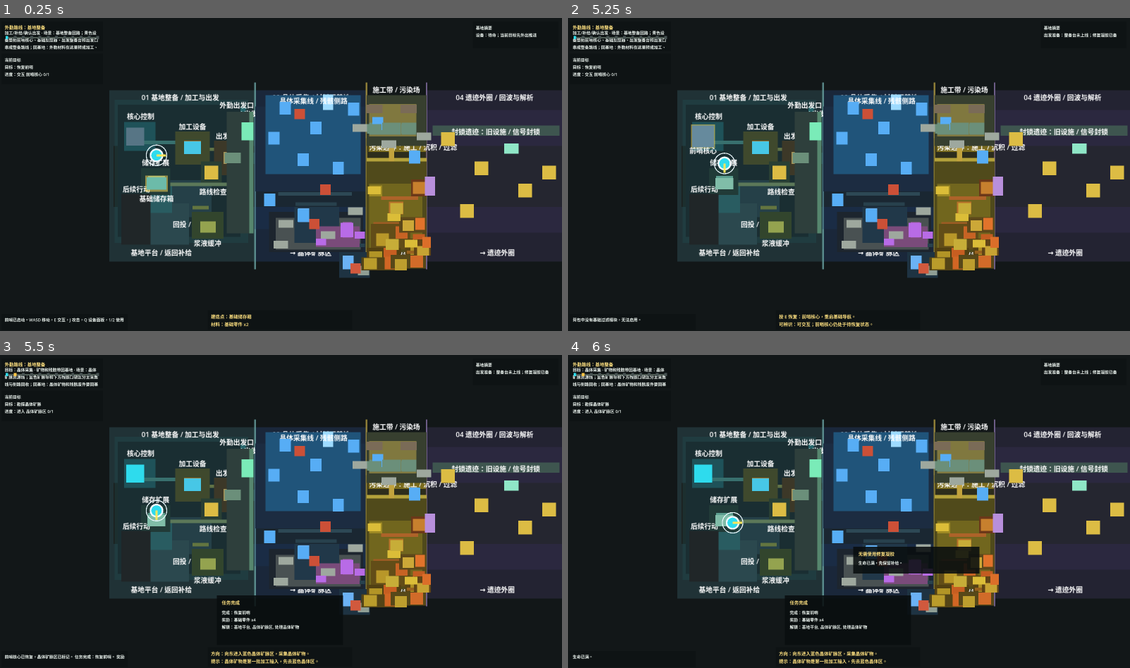
Above: before the commit, frames 1-4 (two rows, left to right).
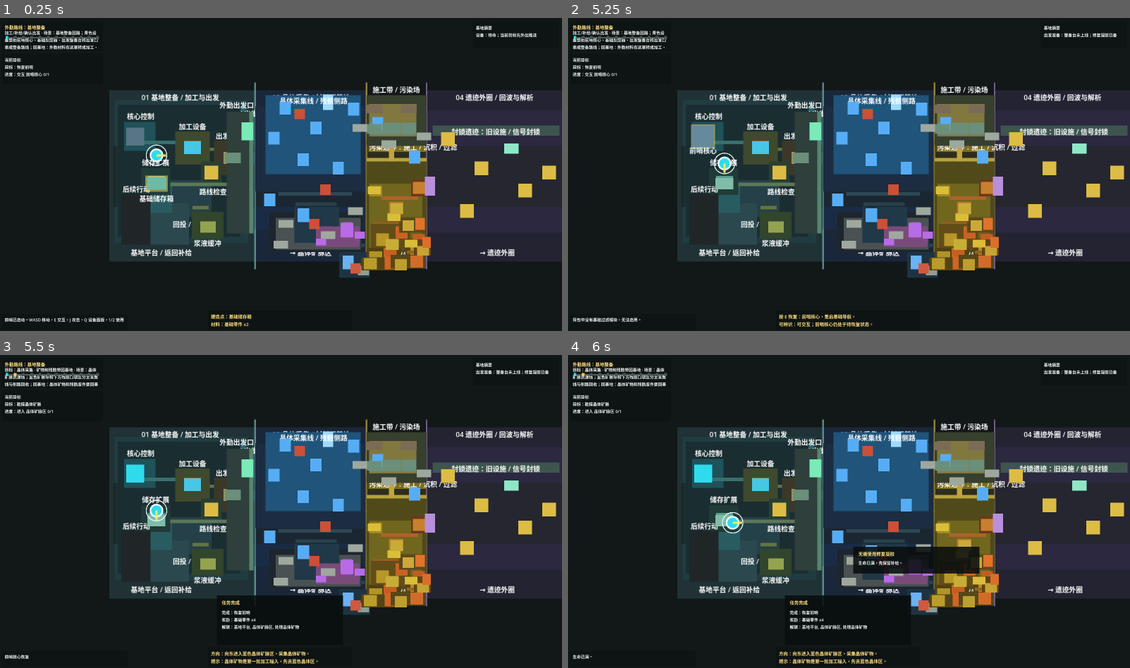
Above: after the commit, the same moments.

Repository: laugh0608/RadishCatalyst
Game: Godot game, scene res://scenes/boot/Boot.tscn
Same seed, same stepped clock (60 frames per second), same inputs: the game is played once before the commit and once after it.
Inputs (mouse positions are in pixels of both pictures, inside the frame that each line leads up to):
- Up to frame 1 (0.25 s): no input
- Up to frame 2 (5.25 s): tap Enter at 0.5 s; move the mouse to (972, 158) at 0.52 s; hold D (move_right) 0.53-1.28 s; tap E (interact) at 0.6, 1.55, 2.3, 2.85, 3.8, 4.55 s; click (972, 158) at 0.67 s; move the mouse to (736, 190) at 1.27 s; hold S (move_down) 1.28-2.03 s; tap J (attack) at 1.35 s; move the mouse to (905, 105) at 2.02 s; hold D (move_right) 2.03-2.78 s; hold R (cycle_recipe) 2.03-2.78 s; move the mouse to (820, 240) at 2.77 s; hold W (move_up) 2.78-3.53 s; click (820, 240) at 2.92 s; move the mouse to (1017, 224) at 3.52 s; hold A (move_left) 3.53-5.03 s; tap C (tactical_scan) at 3.6 s; move the mouse to (680, 127) at 4.27 s; tap Q (toggle_device_panel) at 4.35 s; move the mouse to (877, 174) at 5.02 s; hold S (move_down) from 5.03 s (still down); tap F (toggle_module) at 5.1 s; click (877, 174) at 5.17 s
- Up to frame 3 (5.5 s): keep holding S (move_down); tap E (interact) at 5.3 s
- Up to frame 4 (6 s): move the mouse to (764, 433) at 5.77 s; release S (move_down) at 5.78 s; hold D (move_right) from 5.78 s (still down); tap 1 (use_quick_slot_1) at 5.85 s

Frames 1-2 are identical in both runs. In frame 3, 0.2% of the frame differs, in the area x 3-23%, y 95-98%; in frame 4, nothing differs.

Commit message:
feat: 补齐 Demo 动作反馈可读性

Diff:
--- /dev/null
+++ b/client/scripts/checks/demo_action_feedback_readability_check.gd
@@ -0,0 +1,294 @@
+extends SceneTree
+
+var failures: Array[String] = []
+var data_registry := DataRegistry.new()
+var log_presenter: HudLogPresenter
+
+
+func _init() -> void:
+	if not data_registry.load_all():
+		failures.append("data registry should load all static data")
+	else:
+		log_presenter = HudLogPresenter.new(data_registry)
+		_run_checks()
+
+	if failures.is_empty():
+		print("Demo action feedback readability checks passed.")
+		_cleanup()
+		quit(0)
+		return
+
+	for failure in failures:
+		push_error(failure)
+	_cleanup()
+	quit(1)
+
+
+func _run_checks() -> void:
+	_check_gather_sample_and_clear_feedback()
+	_check_build_and_processing_feedback()
+	_check_enemy_defeat_feedback()
+	_check_core_write_and_outpost_feedback()
+
+
+func _check_gather_sample_and_clear_feedback() -> void:
+	var world := WorldState.create_default()
+	world.current_region_id = "region.pollution_edge"
+	var character := CharacterState.create_default()
+	character.current_region_id = "region.pollution_edge"
+	var gather_system := GatherSystem.new(data_registry)
+
+	var gather_result := gather_system.interact_with_object(
+		"map_object_instance.pollution_residue",
+		"map_object.pollution_residue_patch",
+		"gather",
+		character,
+		world
+	)
+	_expect_success(gather_result, "pollution residue gather succeeds")
+	_expect_feedback_text(gather_result, "title", "采集完成", "gather feedback title")
+	_expect_feedback_text(gather_result, "status", "已采集", "gather feedback status")
+	_expect_feedback_text(gather_result, "destination", "污染沉积物", "gather feedback destination")
+	_expect_feedback_text(gather_result, "next_step", "污染过滤器", "gather feedback next step")
+	_expect_text_contains(
+		log_presenter.format_result_log(gather_result),
+		"下一步",
+		"gather HUD log keeps next step"
+	)
+	_expect_equal(
+		bool(world.get_map_object("map_object_instance.pollution_residue").get("is_gathered", false)),
+		true,
+		"gather writes object state"
+	)
+
+	var sample_world := WorldState.create_default()
+	sample_world.current_region_id = "region.crystal_vein_field"
+	sample_world.quest_state.active_quest_ids = ["quest.bring_back_sample"]
+	var sample_character := CharacterState.create_default()
+	sample_character.current_region_id = "region.crystal_vein_field"
+	var sample_result := gather_system.interact_with_object(
+		"map_object_instance.anomaly_crystal",
+		"map_object.anomaly_crystal",
+		"sample",
+		sample_character,
+		sample_world
+	)
+	_expect_success(sample_result, "anomaly crystal sample succeeds")
+	_expect_feedback_text(sample_result, "title", "采样完成", "sample feedback title")
+	_expect_feedback_text(sample_result, "status", "已采样", "sample feedback status")
+	_expect_feedback_text(sample_result, "next_step", "基础反应器", "sample feedback next step")
+
+	var clear_world := WorldState.create_default()
+	clear_world.current_region_id = "region.pollution_edge"
+	var clear_character := CharacterState.create_default()
+	clear_character.current_region_id = "region.pollution_edge"
+	var clear_result := gather_system.interact_with_object(
+		"map_object_instance.rough_ground_north",
+		"map_object.rough_ground",
+		"clear",
+		clear_character,
+		clear_world
+	)
+	_expect_success(clear_result, "rough ground clear succeeds")
+	_expect_feedback_text(clear_result, "title", "清障完成", "clear feedback title")
+	_expect_feedback_text(clear_result, "status", "已清理", "clear feedback status")
+	_expect_feedback_text(clear_result, "next_step", "基础地基", "clear feedback next step")
+	_expect_equal(
+		bool(clear_world.get_map_object("map_object_instance.rough_ground_north").get("is_cleared", false)),
+		true,
+		"clear writes object state"
+	)
+
+
+func _check_build_and_processing_feedback() -> void:
+	var build_world := WorldState.create_default()
+	build_world.current_region_id = "region.outpost_platform"
+	var build_character := CharacterState.create_default()
+	build_character.current_region_id = "region.outpost_platform"
+	build_character.inventory.add_item("item.salvage_scrap", 1)
+	var build_result := BuildSystem.new(data_registry).build_structure(
+		"map_object_instance.field_outfitting_station_build_site",
+		"building.field_outfitting_station",
+		build_character,
+		build_world
+	)
+	_expect_success(build_result, "field outfitting station build succeeds")
+	_expect_feedback_text(build_result, "title", "建造完成", "build feedback title")
+	_expect_feedback_text(build_result, "status", "已建成", "build feedback status")
+	_expect_feedback_text(build_result, "destination", "基地后勤区", "build feedback destination")
+	_expect_feedback_text(build_result, "next_step", "基础过滤模块", "build feedback next step")
+	_expect_text_contains(
+		log_presenter.format_result_log(build_result),
+		"建造完成",
+		"build HUD log keeps structured feedback"
+	)
+
+	var processing_world := WorldState.create_default()
+	processing_world.quest_state.unlock_effect("recipe.process_crystal_ore")
+	var processing_character := CharacterState.create_default()
+	processing_character.inventory.add_item("item.crystal_ore", 3)
+	var processing := ProcessingSystem.new(data_registry)
+	var started := processing.process_recipe("recipe.process_crystal_ore", processing_character, processing_world)
+	_expect_success(started, "crystal ore processing starts")
+	_expect_feedback_text(started, "title", "加工已启动", "processing start feedback title")
+	_expect_feedback_text(started, "status", "加工中", "processing start feedback status")
+
+	var completed_results := processing.advance_processing(99.0, processing_character, processing_world)
+	_expect_equal(completed_results.size(), 1, "processing completion result exists")
+	if completed_results.is_empty():
+		return
+	var completed := completed_results[0]
+	_expect_success(completed, "crystal ore processing completes")
+	_expect_feedback_text(completed, "title", "加工完成", "processing completion feedback title")
+	_expect_feedback_text(completed, "destination", "背包", "processing completion destination")
+	_expect_text_contains(
+		log_presenter.format_result_log(completed),
+		"下一步",
+		"processing completion HUD log keeps next step"
+	)
+
+
+func _check_enemy_defeat_feedback() -> void:
+	var map := VerticalSliceMap.new()
+	var enemy := PrototypeEnemy.new()
+	enemy.display_name = "核心阶段守卫"
+	enemy.definition_id = "enemy.demo_stabilization_guard"
+	var result := map._enemy_defeat_result(
+		enemy,
+		"获得：核心写入校验片 x1。",
+		"核心阶段守卫已被击败；先回收守卫后的回写缓存，再写入核心稳定设备。"
+	)
+	_expect_success(result, "demo guard defeat result succeeds")
+	_expect_feedback_text(result, "title", "击败", "enemy feedback title")
+	_expect_feedback_text(result, "status", "已击败", "enemy feedback status")
+	_expect_feedback_text(result, "destination", "核心写入校验片", "enemy feedback destination")
+	_expect_feedback_text(result, "next_step", "回写缓存", "enemy feedback next step")
+	_expect_text_contains(
+		log_presenter.format_result_log(result),
+		"击败",
+		"enemy HUD log keeps structured feedback"
+	)
+	enemy.free()
+	map.free()
+
+
+func _check_core_write_and_outpost_feedback() -> void:
+	var baseline := DevelopmentBaselineBuilder.new(data_registry).create_baseline_state(
+		"baseline.s21_demo_stabilization_core_ready"
+	)
+	_expect_success(baseline, "S21 baseline creates core write checkpoint")
+	if not bool(baseline.get("success", false)):
+		return
+	var world: WorldState = baseline.get("world_state", null)
+	var character: CharacterState = baseline.get("character_state", null)
+	if world == null or character == null:
+		failures.append("S21 baseline should return world and character states")
+		return
+	_prepare_core_write_state(world, character)
+	var gather_system := GatherSystem.new(data_registry)
+
+	var core_result := gather_system.interact_with_object(
+		"map_object_instance.demo_stabilization_core",
+		"map_object.demo_stabilization_core",
+		"inspect",
+		character,
+		world
+	)
+	_expect_success(core_result, "demo stabilization core write succeeds")
+	_expect_feedback_text(core_result, "title", "核心写入完成", "core write feedback title")
+	_expect_feedback_text(core_result, "status", "核心稳定设备已写入", "core write feedback status")
+	_expect_feedback_text(core_result, "destination", "Demo 完成成果", "core write feedback destination")
+	_expect_feedback_text(core_result, "next_step", "前哨核心", "core write feedback next step")
+	_expect_equal(
+		bool(world.get_map_object("map_object_instance.demo_stabilization_core").get("is_sampled", false)),
+		true,
+		"core write writes object state"
+	)
+
+	world.current_region_id = "region.outpost_platform"
+	character.current_region_id = "region.outpost_platform"
+	world.quest_state.complete_quest("quest.write_demo_stabilization_core")
+	character.health = 73.0
+	character.protection = 62.0
+	var outpost_result := gather_system.interact_with_object(
+		"map_object_instance.outpost_core",
+		"building.outpost_core",
+		"outpost_core",
+		character,
+		world
+	)
+	_expect_success(outpost_result, "outpost core refit succeeds after core write")
+	_expect_feedback_text(outpost_result, "title", "前哨整备完成", "outpost feedback title")
+	_expect_feedback_text(outpost_result, "status", "出发检查", "outpost feedback status")
+	_expect_feedback_text(outpost_result, "destination", "前哨核心", "outpost feedback destination")
+	_expect_feedback_text(outpost_result, "next_step", "HUD / 地图", "outpost feedback next step")
+	_expect_text_contains(
+		log_presenter.format_result_log(outpost_result),
+		"前哨整备完成",
+		"outpost HUD log keeps structured feedback"
+	)
+
+
+func _prepare_core_write_state(world: WorldState, character: CharacterState) -> void:
+	world.current_region_id = "region.demo_stabilization_core"
+	character.current_region_id = "region.demo_stabilization_core"
+	world.unlock_region("region.demo_stabilization_core")
+	world.quest_state.active_quest_ids.clear()
+	world.quest_state.activate_quest("quest.write_demo_stabilization_core")
+	world.quest_state.set_objective_progress(
+		"quest.write_demo_stabilization_core",
+		"gather_item",
+		"item.core_write_charge",
+		1.0
+	)
+	world.ensure_enemy(
+		"enemy_instance.demo_stabilization_guard",
+		"enemy.demo_stabilization_guard",
+		"region.demo_stabilization_core",
+		156.0
+	)
+	world.update_enemy_health("enemy_instance.demo_stabilization_guard", 0.0, true)
+	world.ensure_map_object(
+		"map_object_instance.demo_stabilization_guard_cache",
+		"map_object.demo_stabilization_guard_cache",
+		"region.demo_stabilization_core"
+	)
+	world.set_map_object_flag("map_object_instance.demo_stabilization_guard_cache", "is_gathered", true)
+	world.ensure_map_object(
+		"map_object_instance.demo_stabilization_core",
+		"map_object.demo_stabilization_core",
+		"region.demo_stabilization_core"
+	)
+	character.inventory.add_item("item.core_write_charge", 1)
+	character.inventory.add_item("item.resistance_vial_t1", 1)
+
+
+func _expect_success(result: Dictionary, context: String) -> void:
+	_expect_equal(bool(result.get("success", false)), true, context)
+	if not bool(result.get("success", false)):
+		failures.append("%s: message '%s'" % [context, String(result.get("message", ""))])
+
+
+func _expect_feedback_text(result: Dictionary, key: String, expected: String, context: String) -> void:
+	var feedback: Dictionary = result.get("success_feedback", {})
+	if feedback.is_empty():
+		failures.append("%s: expected success feedback, got '%s'" % [context, str(result)])
+		return
+	_expect_text_contains(String(feedback.get(key, "")), expected, context)
+
+
+func _expect_equal(actual, expected, context: String) -> void:
+	if actual == expected:
+		return
+	failures.append("%s: expected %s, got %s" % [context, str(expected), str(actual)])
+
+
+func _expect_text_contains(text: String, expected: String, context: String) -> void:
+	if text.find(expected) >= 0:
+		return
+	failures.append("%s: expected text to contain '%s', got '%s'" % [context, expected, text])
+
+
+func _cleanup() -> void:
+	if data_registry != null:
+		data_registry.free()
--- a/client/scripts/map/vertical_slice_map.gd
+++ b/client/scripts/map/vertical_slice_map.gd
@@ -902,8 +902,16 @@
 		"success": true,
 		"message": "击败：%s。%s%s" % [enemy.display_name, drops_message, followup],
 		"enemy_definition_id": enemy.definition_id,
-		"enemy_defeated": true
-	}
+		"enemy_defeated": true,
+		"success_feedback": DemoActionFeedbackFormatter.format_enemy_defeat_success_feedback(
+			enemy.display_name,
+			enemy.definition_id,
+			drops_message,
+			followup
+		)
+	}
+
+
 func _apply_enemy_counterattack(enemy: PrototypeEnemy, character_state: CharacterState, world_state: WorldState = null) -> String:
 	if enemy_counterattack_runtime == null:
 		enemy_counterattack_runtime = EnemyCounterattackRuntime.new(data_registry)
--- /dev/null
+++ b/client/scripts/systems/demo_action_feedback_formatter.gd
@@ -0,0 +1,177 @@
+extends RefCounted
+class_name DemoActionFeedbackFormatter
+
+
+static func format_gather_success_feedback(
+	object_name: String,
+	definition_id: String,
+	instance_id: String,
+	rewards: Array[String],
+	protection_drain: float,
+	world_state: WorldState,
+	character_state: CharacterState
+) -> Dictionary:
+	var status_parts: Array[String] = ["对象状态已写入已采集"]
+	if protection_drain > 0.0:
+		status_parts.append("防护 -%s" % _format_amount(protection_drain))
+	var destination := "现场保留已采集标记。"
+	if not rewards.is_empty():
+		destination = "获得已放入背包：%s。" % ", ".join(rewards)
+	return {
+		"title": "采集完成：%s" % object_name,
+		"status": "；".join(status_parts),
+		"destination": destination,
+		"next_step": _get_gather_next_step(definition_id, instance_id, world_state, character_state)
+	}
+
+
+static func format_sample_success_feedback(
+	object_name: String,
+	definition_id: String,
+	rewards: Array[String],
+	world_state: WorldState
+) -> Dictionary:
+	var destination := "现场保留已采样标记。"
+	if not rewards.is_empty():
+		destination = "样本已放入背包：%s。" % ", ".join(rewards)
+	return {
+		"title": "采样完成：%s" % object_name,
+		"status": "对象状态已写入已采样",
+		"destination": destination,
+		"next_step": _get_sample_next_step(definition_id, world_state)
+	}
+
+
+static func format_clear_success_feedback(
+	object_name: String,
+	definition_id: String,
+	next_step_override: String = ""
+) -> Dictionary:
+	return {
+		"title": "清障完成：%s" % object_name,
+		"status": "对象状态已写入已清理",
+		"destination": "现场保留已清理标记。",
+		"next_step": next_step_override if not next_step_override.is_empty() else _get_clear_next_step(definition_id)
+	}
+
+
+static func format_core_write_success_feedback(
+	pressure_text: String,
+	world_state: WorldState,
+	character_state: CharacterState
+) -> Dictionary:
+	return {
+		"title": "核心写入完成",
+		"status": "核心稳定设备已写入；%s" % _compact_sentence(pressure_text),
+		"destination": "核心设备对象状态已写入；Demo 完成成果会进入 HUD、地图和前哨核心。",
+		"next_step": _get_core_write_next_step(world_state, character_state)
+	}
+
+
+static func format_enemy_defeat_success_feedback(
+	enemy_name: String,
+	enemy_definition_id: String,
+	drops_message: String,
+	followup: String
+) -> Dictionary:
+	var destination := "敌人状态已写入已击败。"
+	if not drops_message.strip_edges().is_empty():
+		destination = drops_message.strip_edges().trim_suffix("。")
+	return {
+		"title": "击败：%s" % enemy_name,
+		"status": "敌人状态已写入已击败",
+		"destination": destination,
+		"next_step": followup if not followup.strip_edges().is_empty() else _get_enemy_next_step(enemy_definition_id)
+	}
+
+
+static func format_outpost_core_success_feedback(
+	title: String,
+	detail: String,
+	next_step: String
+) -> Dictionary:
+	return {
+		"title": title,
+		"status": detail,
+		"destination": "前哨核心已刷新生命、防护、补给和出发检查读法。",
+		"next_step": next_step
+	}
+
+
+static func _get_gather_next_step(
+	definition_id: String,
+	instance_id: String,
+	world_state: WorldState,
+	character_state: CharacterState
+) -> String:
+	if instance_id == "map_object_instance.demo_stabilization_guard_cache":
+		return "守卫回写缓存已入包；回核心稳定设备写入核心稳定数据。"
+	if instance_id == CoreStabilizationPressureFormatter.RETEST_READOUT_INSTANCE_ID:
+		return "复测读数已带回；沿外勤出发口回前哨核心整理下一趟外勤。"
+	if instance_id == "map_object_instance.outer_ring_echo_residue_cache":
+		return "回过滤器处理污染回波沉积，再带回波匣回基地解析裂相坐标。"
+	if definition_id == "map_object.pollution_residue_patch":
+		return "回污染过滤器处理沉积物，补抗污染药剂并保留污染浆液。"
+	if definition_id == "map_object.crystal_cluster" or definition_id == "map_object.rich_crystal_vein":
+		return "回基础反应器加工晶体矿，补基础零件或地基材料。"
+	if definition_id == "map_object.field_wreckage":
+		return "回基础反应器或出发整备台，把残骸废件转成基建 / 维护收益。"
+	if world_state != null and not world_state.quest_state.active_quest_ids.is_empty():
+		return "按 HUD / 地图当前目标继续：%s。" % String(world_state.quest_state.active_quest_ids[0])
+	return "按 HUD / 地图当前目标继续。"
+
+
+static func _get_sample_next_step(definition_id: String, world_state: WorldState) -> String:
+	if definition_id == "map_object.anomaly_crystal":
+		return "回基地用基础反应器解析异常样本。"
+	if world_state != null and not world_state.quest_state.active_quest_ids.is_empty():
+		return "样本已写入；按当前任务继续：%s。" % String(world_state.quest_state.active_quest_ids[0])
+	return "样本已写入；按 HUD / 地图当前目标继续。"
+
+
+static func _get_clear_next_step(definition_id: String) -> String:
+	match definition_id:
+		"map_object.rough_ground":
+			return "清理后可铺设基础地基。"
+		"map_object.pressure_clearance_node":
+			return "带回压力清障回执，回基地用基础反应器解析防护收益。"
+		"map_object.phase_well_anchor_pressure_pin":
+			return "继续清掉剩余压力钉，再压制稳场守脉体。"
+		"map_object.phase_well_frame_route_blocker":
+			return "边缕残条回收线已打开，继续回收侧路材料。"
+		"map_object.well_ash_crust_blocker":
+			return "盐壳余烬回收线已打开，继续处理浅滩材料。"
+	return "清障状态已写入；按 HUD / 地图当前目标继续。"
+
+
+static func _get_core_write_next_step(
+	world_state: WorldState,
+	character_state: CharacterState
+) -> String:
+	if world_state != null and DemoMainlineCompletionFormatter.is_demo_complete(world_state):
+		return "沿外勤出发口回前哨核心整理 Demo 成果。"
+	if character_state != null and not character_state.are_vitals_full():
+		return "写入后生命 / 防护有消耗；回前哨核心恢复并整理成果。"
+	return "核心写入已完成；回前哨核心整理 Demo 成果。"
+
+
+static func _get_enemy_next_step(enemy_definition_id: String) -> String:
+	if enemy_definition_id == "enemy.demo_stabilization_guard":
+		return "先回收守卫后的回写缓存，再写入核心稳定设备。"
+	if enemy_definition_id == "enemy.ruin_phase_guard":
+		return "先回收污染回波沉积，再带回波匣回基地解析。"
+	return "敌人已击败；按 HUD / 地图当前目标继续。"
+
+
+static func _compact_sentence(text: String) -> String:
+	var compact := text.strip_edges().trim_prefix("。").trim_prefix("，")
+	compact = compact.trim_suffix("。")
+	if compact.is_empty():
+		return "状态变化已结算"
+	return compact
+
+
+static func _format_amount(amount: float) -> String:
+	if is_equal_approx(amount, roundf(amount)):
+		return str(int(amount))
+	return "%.1f" % amount
--- a/client/scripts/systems/gather_system.gd
+++ b/client/scripts/systems/gather_system.gd
@@ -196,14 +196,14 @@
 		"clear":
 			_set_map_object_flag(world_state, instance_id, definition_id, "is_cleared", true)
 			if definition_id == "map_object.phase_well_anchor_pressure_pin":
-				return _success(_with_functional_scene_gameplay_followup("锚场压力钉已清理：继续清掉剩余压力钉，稳场守脉体会完全暴露。", definition_id, world_state, character_state.current_region_id))
+				return _clear_success(_with_functional_scene_gameplay_followup("锚场压力钉已清理：继续清掉剩余压力钉，稳场守脉体会完全暴露。", definition_id, world_state, character_state.current_region_id), definition_id)
 			if definition_id == "map_object.phase_well_frame_route_blocker":
-				return _success(_with_functional_scene_gameplay_followup("锁相框架侧路已清理：边缕残条回收线打开，另一侧路可以保留为未选路线。", definition_id, world_state, character_state.current_region_id))
+				return _clear_success(_with_functional_scene_gameplay_followup("锁相框架侧路已清理：边缕残条回收线打开，另一侧路可以保留为未选路线。", definition_id, world_state, character_state.current_region_id), definition_id)
 			if definition_id == "map_object.well_ash_crust_blocker":
-				return _success(_with_functional_scene_gameplay_followup("盐壳硬壳已清理：盐壳余烬回收线打开。", definition_id, world_state, character_state.current_region_id))
+				return _clear_success(_with_functional_scene_gameplay_followup("盐壳硬壳已清理：盐壳余烬回收线打开。", definition_id, world_state, character_state.current_region_id), definition_id)
 			if definition_id == "map_object.pressure_clearance_node":
-				return _success("前线压力扰点已清除：带回压力清障回执，回基地用基础反应器解析防护收益。")
-			return _success("%s已清理：现场保留已清理标记；现在可以铺设基础地基。" % _get_display_name(definition_id))
+				return _clear_success("前线压力扰点已清除：带回压力清障回执，回基地用基础反应器解析防护收益。", definition_id)
+			return _clear_success("%s已清理：现场保留已清理标记；现在可以铺设基础地基。" % _get_display_name(definition_id), definition_id)
 		"inspect":
 			if BaseActionDispatchPlan.is_frontline_window_object(definition_id):
 				if not BaseActionDispatchPlan.is_frontline_window_active(world_state):
@@ -241,7 +241,14 @@
 				return _success(_format_frontline_single_use_reading_result(definition_id))
 			if definition_id == "map_object.demo_stabilization_core":
 				_set_map_object_flag(world_state, instance_id, definition_id, "is_sampled", true)
-				return _success("核心稳定数据已写入：锚定桥稳窗和高压窗口归档数据接入核心设备，第一条稳定通道已打开。%s" % _apply_demo_stabilization_write_pressure(character_state, world_state))
+				var pressure_text := _apply_demo_stabilization_write_pressure(character_state, world_state)
+				var core_result := _success("核心稳定数据已写入：锚定桥稳窗和高压窗口归档数据接入核心设备，第一条稳定通道已打开。%s" % pressure_text)
+				core_result["success_feedback"] = DemoActionFeedbackFormatter.format_core_write_success_feedback(
+					pressure_text,
+					world_state,
+					character_state
+				)
+				return core_result
 			return _success("交互完成。")
 		_:
 			return _success("交互完成。")
@@ -249,7 +256,13 @@
 
 func _interact_with_outpost_core(character_state: CharacterState, world_state: WorldState) -> Dictionary:
 	if not world_state.quest_state.has_completed_quest("quest.restore_outpost"):
-		return _success("前哨核心已恢复，晶体矿脉区已标记。")
+		var restore_result := _success("前哨核心已恢复，晶体矿脉区已标记。")
+		restore_result["success_feedback"] = DemoActionFeedbackFormatter.format_outpost_core_success_feedback(
+			"前哨核心恢复",
+			"前哨核心已恢复，晶体矿脉区已标记",
+			"从外勤出发口前往晶体矿脉区；HUD / 地图会继续显示当前主线目标。"
+		)
+		return restore_result
 
 	var supply_detail := _restock_basic_storage_supply(character_state, world_state)
 	var restoration := character_state.restore_vitals_to_full()
@@ -260,6 +273,11 @@
 		return {
 			"success": true,
 			"message": "前哨核心出发检查：%s。" % readiness_detail,
+			"success_feedback": DemoActionFeedbackFormatter.format_outpost_core_success_feedback(
+				"前哨核心出发检查",
+				readiness_detail,
+				"从外勤出发口继续当前目标；若状态不足，先在前哨核心整备。"
+			),
 			"supply_feedback": {
 				"title": "出发准备检查",
 				"detail": readiness_detail
@@ -277,6 +295,11 @@
 	return {
 		"success": true,
 		"message": "前哨核心整备完成：%s。" % detail,
+		"success_feedback": DemoActionFeedbackFormatter.format_outpost_core_success_feedback(
+			"前哨整备完成",
+			detail,
+			"从外勤出发口继续当前目标；HUD / 地图会读取补给和恢复状态。"
+		),
 		"supply_feedback": {
 			"title": "前哨整备完成",
 			"detail": detail
@@ -634,12 +657,23 @@
 	if not gameplay_followup.is_empty():
 		result_parts.append(gameplay_followup)
 
-	return _success("%s。" % "；".join(result_parts))
+	var result := _success("%s。" % "；".join(result_parts))
+	result["success_feedback"] = DemoActionFeedbackFormatter.format_gather_success_feedback(
+		object_name,
+		String(definition.get("id", "")),
+		instance_id,
+		rewards,
+		protection_drain,
+		world_state,
+		character_state
+	)
+	return result
 
 
 func _sample(instance_id: String, definition: Dictionary, character_state: CharacterState, world_state: WorldState) -> Dictionary:
 	var sample_refs: Array = definition.get("sample_result_refs", [])
 	var rewards: Array[String] = []
+	var object_name := _get_display_name(String(definition.get("id", "")))
 	for sample_id in sample_refs:
 		var definition_id := String(sample_id)
 		if definition_id.is_empty():
@@ -650,10 +684,10 @@
 	_set_map_object_flag(world_state, instance_id, String(definition.get("id", "")), "is_sampled", true)
 	var result_parts: Array[String] = []
 	if rewards.is_empty():
-		result_parts.append("%s已采样：现场保留已采样标记" % _get_display_name(String(definition.get("id", ""))))
+		result_parts.append("%s已采样：现场保留已采样标记" % object_name)
 	else:
 		result_parts.append("%s已采样：%s" % [
-			_get_display_name(String(definition.get("id", ""))),
+			object_name,
 			", ".join(rewards)
 		])
 		result_parts.append("现场保留已采样标记")
@@ -665,7 +699,14 @@
 	)
 	if not gameplay_followup.is_empty():
 		result_parts.append(gameplay_followup)
-	return _success("%s。" % "；".join(result_parts))
+	var result := _success("%s。" % "；".join(result_parts))
+	result["success_feedback"] = DemoActionFeedbackFormatter.format_sample_success_feedback(
+		object_name,
+		String(definition.get("id", "")),
+		rewards,
+		world_state
+	)
+	return result
 
 
 func _apply_demo_stabilization_write_pressure(character_state: CharacterState, world_state: WorldState) -> String:
@@ -1175,6 +1216,15 @@
 	return "%s；%s" % [message.trim_suffix("。"), followup]
 
 
+func _clear_success(message: String, definition_id: String) -> Dictionary:
+	var result := _success(message)
+	result["success_feedback"] = DemoActionFeedbackFormatter.format_clear_success_feedback(
+		_get_display_name(definition_id),
+		definition_id
+	)
+	return result
+
+
 func _success(message: String) -> Dictionary:
 	return {
 		"success": true,
Not shown, added: client/scripts/checks/demo_action_feedback_readability_check.gd.uid
Not shown, added: client/scripts/systems/demo_action_feedback_formatter.gd.uid
Not shown, changed: docs/devlogs/2026-W25.md
Not shown, added: docs/features/demo-action-blocker-recovery-v1.md
Not shown, changed: docs/features/demo-action-feedback-readability-v1.md
Not shown, changed: docs/features/demo-definition-v1.md
Not shown, changed: docs/planning/current.md
Not shown, changed: docs/planning/daily-start.md
Not shown, added: scripts/check-client-demo-action-feedback-readability.ps1
Not shown, changed: scripts/check-client-flow.ps1
Not shown, changed: scripts/check-client.ps1
Not shown, changed: scripts/check-client.sh
